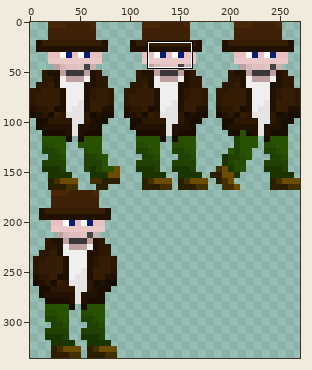
Two versions of one sprite sheet, src/sml/player.png. The first picture is a wide view before the edit; the outline marks the close-up.
Close-up. Before the edit:
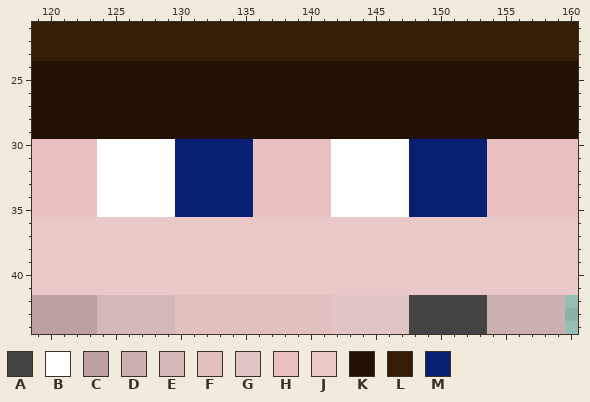
The file is 270x336 pixels. Colours within 5 levels of each other are drawn and written as one. Shown: x 119..160, y 21..44. The commit also changed other parts of the picture, which this record leaves out.
Palette (. is transparent): A #444444  B #ffffff  C #bea0a0  D #ccb0b0  E #d4b7b7  F #e1bfbf  G #e1c5c5  H #eabfbf  J #ebc8c8  K #211102  L #351c04  M #091f73
Pixels before, first column x 119:
21 LLLLLLLLLLLLLLLLLLLLLLLLLLLLLLLLLLLLLLLLLL
22 LLLLLLLLLLLLLLLLLLLLLLLLLLLLLLLLLLLLLLLLLL
23 LLLLLLLLLLLLLLLLLLLLLLLLLLLLLLLLLLLLLLLLLL
24 KKKKKKKKKKKKKKKKKKKKKKKKKKKKKKKKKKKKKKKKKK
25 KKKKKKKKKKKKKKKKKKKKKKKKKKKKKKKKKKKKKKKKKK
26 KKKKKKKKKKKKKKKKKKKKKKKKKKKKKKKKKKKKKKKKKK
27 KKKKKKKKKKKKKKKKKKKKKKKKKKKKKKKKKKKKKKKKKK
28 KKKKKKKKKKKKKKKKKKKKKKKKKKKKKKKKKKKKKKKKKK
29 KKKKKKKKKKKKKKKKKKKKKKKKKKKKKKKKKKKKKKKKKK
30 HHHHHBBBBBBMMMMMMHHHHHHBBBBBBMMMMMMHHHHHHH
31 HHHHHBBBBBBMMMMMMHHHHHHBBBBBBMMMMMMHHHHHHH
32 HHHHHBBBBBBMMMMMMHHHHHHBBBBBBMMMMMMHHHHHHH
33 HHHHHBBBBBBMMMMMMHHHHHHBBBBBBMMMMMMHHHHHHH
34 HHHHHBBBBBBMMMMMMHHHHHHBBBBBBMMMMMMHHHHHHH
35 HHHHHBBBBBBMMMMMMHHHHHHBBBBBBMMMMMMHHHHHHH
36 JJJJJJJJJJJJJJJJJJJJJJJJJJJJJJJJJJJJJJJJJJ
37 JJJJJJJJJJJJJJJJJJJJJJJJJJJJJJJJJJJJJJJJJJ
38 JJJJJJJJJJJJJJJJJJJJJJJJJJJJJJJJJJJJJJJJJJ
39 JJJJJJJJJJJJJJJJJJJJJJJJJJJJJJJJJJJJJJJJJJ
40 JJJJJJJJJJJJJJJJJJJJJJJJJJJJJJJJJJJJJJJJJJ
41 JJJJJJJJJJJJJJJJJJJJJJJJJJJJJJJJJJJJJJJJJJ
42 CCCCCEEEEEEFFFFFFFFFFFFGGGGGGAAAAAADDDDDD.
43 CCCCCEEEEEEFFFFFFFFFFFFGGGGGGAAAAAADDDDDD.
44 CCCCCEEEEEEFFFFFFFFFFFFGGGGGGAAAAAADDDDDD.
New version:
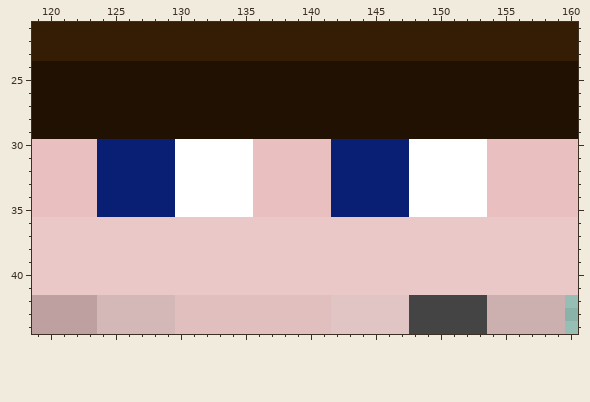
The exact change:
colour B: #ffffff -> #091f73
colour M: #091f73 -> #ffffff
Pixel boxes of the changes (left, top, right, bottom) in both close-ups:
changed: (97, 139, 253, 217)
changed: (331, 139, 487, 217)
